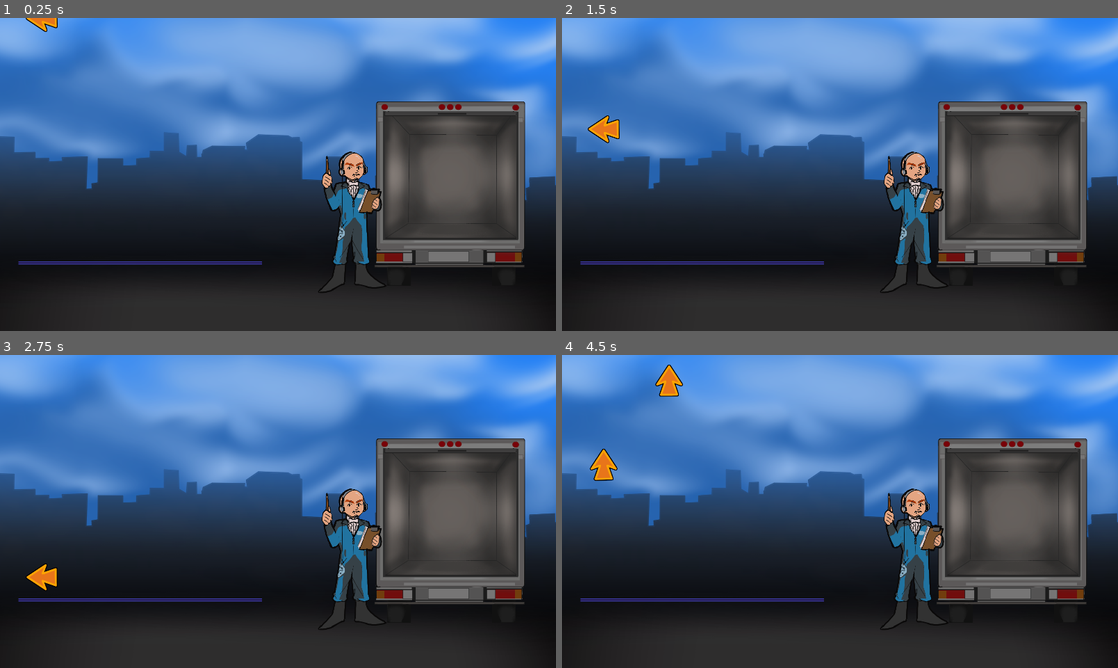
Above: before the commit, frames 1-4 (two rows, left to right).
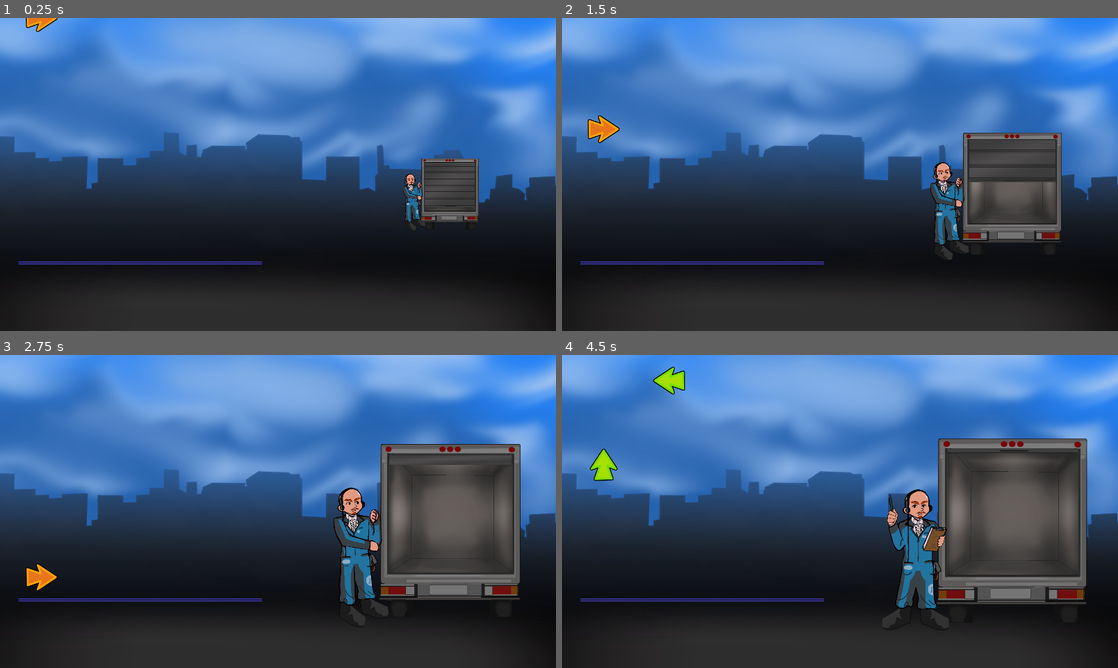
Above: after the commit, the same moments.

Repository: PentaCrunch/PentaCrunch
Game: Godot game, scene res://main_scene.tscn
Two runs of this game, one before a commit and one after it. Both use one fixed random seed, a clock stepped at 60 frames per second and the inputs below.
Inputs:
- Up to frame 1 (0.25 s): no input
- Up to frame 2 (1.5 s): tap Enter at 0.5 s; hold Right 0.53-1.28 s; hold Down from 1.28 s (still down)
- Up to frame 3 (2.75 s): release Down at 2.03 s; hold Right from 2.03 s (still down)
- Up to frame 4 (4.5 s): release Right at 2.78 s; hold Up 2.78-3.53 s; hold Left from 3.53 s (still down)

The runs differ from the first frame. In frame 1, 15% of the frame differs, in the area x 4-95%, y 0-88%; in frame 2, 13%; in frame 3, 6.7%; in frame 4, 2.5%.

Commit message:
Added reversing and driving away + colors sync on chords

Diff:
--- a/Arrow.gd
+++ b/Arrow.gd
@@ -6,6 +6,27 @@
 	{"path": "res://assets/arrow-left.png", "name": "arrow_left"},
 	{"path": "res://assets/arrow-up.png", "name": "arrow_up"},
 	{"path": "res://assets/arrow-down.png", "name": "arrow_down"}
+]
+
+var b_arrow_list = [
+	{"path": "res://assets/B_arrows/arrow-right-2.png", "name": "arrow_right"},
+	{"path": "res://assets/B_arrows/arrow-left-2.png", "name": "arrow_left"},
+	{"path": "res://assets/B_arrows/arrow-up-2.png", "name": "arrow_up"},
+	{"path": "res://assets/B_arrows/arrow-down-2.png", "name": "arrow_down"}
+]
+
+var l_arrow_list = [
+	{"path": "res://assets/L_arrows/arrow-right-3.png", "name": "arrow_right"},
+	{"path": "res://assets/L_arrows/arrow-left-3.png", "name": "arrow_left"},
+	{"path": "res://assets/l_arrows/arrow-up-3.png", "name": "arrow_up"},
+	{"path": "res://assets/L_arrows/arrow-down-3.png", "name": "arrow_down"}
+]
+
+var p_arrow_list = [
+	{"path": "res://assets/P_arrows/arrow-right-4.png", "name": "arrow_right"},
+	{"path": "res://assets/P_arrows/arrow-left-4.png", "name": "arrow_left"},
+	{"path": "res://assets/P_arrows/arrow-up-4.png", "name": "arrow_up"},
+	{"path": "res://assets/P_arrows/arrow-down-4.png", "name": "arrow_down"}
 ]
 
 # Define a dictionary to map key codes to arrow names
@@ -22,7 +43,8 @@
 var current_arrow_name = ""
 
 func _ready():
-	generate_random_arrows()
+	#generate_random_arrows()
+	pass
 
 # Determines which animation is played
 func set_animation(name):
@@ -36,10 +58,23 @@
 		$AnimationPlayer.play("topDown4")
 
 # Generates random value from 4 different arrows
-func generate_random_arrows():
-	var random_arrow = arrow_list[randi_range(0, arrow_list.size() - 1)]
-	texture = load(random_arrow["path"])
-	current_arrow_name = random_arrow["name"]
+func generate_random_arrows(color):
+	if color == "yellow":
+		var random_arrow = arrow_list[randi_range(0, arrow_list.size() - 1)]
+		texture = load(random_arrow["path"])
+		current_arrow_name = random_arrow["name"]
+	elif color == "lime":
+		var random_arrow = l_arrow_list[randi_range(0, arrow_list.size() - 1)]
+		texture = load(random_arrow["path"])
+		current_arrow_name = random_arrow["name"]
+	elif color == "blue":
+		var random_arrow = b_arrow_list[randi_range(0, arrow_list.size() - 1)]
+		texture = load(random_arrow["path"])
+		current_arrow_name = random_arrow["name"]
+	elif color == "pink":
+		var random_arrow = p_arrow_list[randi_range(0, arrow_list.size() - 1)]
+		texture = load(random_arrow["path"])
+		current_arrow_name = random_arrow["name"]
 
 
 # Checks how accurate user input was
--- a/ArrowMechanics.gd
+++ b/ArrowMechanics.gd
@@ -6,7 +6,9 @@
 	pass
 
 
-func send_arrows(animation_name):
+func send_arrows(animation_name, color):
 		var arrow_instance = arrow_scene.instantiate()
+		arrow_instance.generate_random_arrows(color)
 		arrow_instance.set_animation(animation_name)
+
 		add_child(arrow_instance)
--- a/arrow.tscn
+++ b/arrow.tscn
@@ -142,5 +142,4 @@
 [node name="ArrowArea2D" type="Area2D" parent="."]
 
 [node name="ArrowCollisionShape" type="CollisionShape2D" parent="ArrowArea2D"]
-scale = Vector2(1, 1)
 shape = SubResource("RectangleShape2D_grwp5")
--- a/boss.tscn
+++ b/boss.tscn
@@ -1,13 +1,201 @@
-[gd_scene load_steps=3 format=3 uid="uid://bx0no8s34pqqc"]
-
-[ext_resource type="Texture2D" uid="uid://uhhuwcovpk61" path="res://assets/boss-sprite-placeholder.png" id="1_5fym5"]
+[gd_scene load_steps=20 format=3 uid="uid://bx0no8s34pqqc"]
+
 [ext_resource type="Script" path="res://boss.gd" id="1_oh3ya"]
+[ext_resource type="Texture2D" uid="uid://dxv7druw1dmn0" path="res://assets/boss/boss-angry-left.png" id="2_8pi64"]
+[ext_resource type="Texture2D" uid="uid://b4dw3ybqgcrij" path="res://assets/boss/boss-happy-left.png" id="2_h68n3"]
+[ext_resource type="Texture2D" uid="uid://btpyusuroudy3" path="res://assets/boss/boss-neutral-left.png" id="2_yhoqp"]
+[ext_resource type="Texture2D" uid="uid://d3k5lihwncs8u" path="res://assets/boss/boss-angry-middle.png" id="3_5mles"]
+[ext_resource type="Texture2D" uid="uid://7tq66x5ahtso" path="res://assets/boss/boss-happy-middle.png" id="3_d8368"]
+[ext_resource type="Texture2D" uid="uid://w8bawiwulmne" path="res://assets/boss/boss-neutral-midlle.png" id="3_jncne"]
+[ext_resource type="Texture2D" uid="uid://b0w686fg2b3dw" path="res://assets/boss/boss-happy-right.png" id="4_00p68"]
+[ext_resource type="Texture2D" uid="uid://jr46ci2ulibg" path="res://assets/boss/boss-neutral-right.png" id="4_hqi6n"]
+[ext_resource type="Texture2D" uid="uid://bidjqh0px1yvp" path="res://assets/boss/boss-angry-eight.png" id="4_oqqhl"]
+[ext_resource type="Texture2D" uid="uid://ds6nfl3w3phu5" path="res://assets/boss/boss-truck-grab.png" id="5_kpjvt"]
+[ext_resource type="Texture2D" uid="uid://b5f8qy4w6efv6" path="res://assets/boss/boss-stressed-left.png" id="11_sg4qj"]
+[ext_resource type="Texture2D" uid="uid://jyq48ub4hrry" path="res://assets/boss/boss-stressed-middle.png" id="12_ijahv"]
+[ext_resource type="Texture2D" uid="uid://6qf8ax0tcnqs" path="res://assets/boss/boss-stressed-right.png" id="13_n1pkh"]
+
+[sub_resource type="SpriteFrames" id="SpriteFrames_bwepf"]
+animations = [{
+"frames": [{
+"duration": 1.0,
+"texture": ExtResource("2_8pi64")
+}, {
+"duration": 1.0,
+"texture": ExtResource("3_5mles")
+}, {
+"duration": 1.0,
+"texture": ExtResource("4_oqqhl")
+}, {
+"duration": 1.0,
+"texture": ExtResource("3_5mles")
+}],
+"loop": true,
+"name": &"angry",
+"speed": 2.5
+}, {
+"frames": [{
+"duration": 1.0,
+"texture": ExtResource("5_kpjvt")
+}],
+"loop": true,
+"name": &"grab_truck",
+"speed": 5.0
+}, {
+"frames": [{
+"duration": 1.0,
+"texture": ExtResource("2_h68n3")
+}, {
+"duration": 1.0,
+"texture": ExtResource("3_d8368")
+}, {
+"duration": 1.0,
+"texture": ExtResource("4_00p68")
+}, {
+"duration": 1.0,
+"texture": ExtResource("3_d8368")
+}],
+"loop": true,
+"name": &"happy",
+"speed": 2.5
+}, {
+"frames": [{
+"duration": 1.0,
+"texture": ExtResource("2_yhoqp")
+}, {
+"duration": 1.0,
+"texture": ExtResource("3_jncne")
+}, {
+"duration": 1.0,
+"texture": ExtResource("4_hqi6n")
+}, {
+"duration": 1.0,
+"texture": ExtResource("3_jncne")
+}],
+"loop": true,
+"name": &"neutral",
+"speed": 2.5
+}, {
+"frames": [{
+"duration": 1.0,
+"texture": ExtResource("11_sg4qj")
+}, {
+"duration": 1.0,
+"texture": ExtResource("12_ijahv")
+}, {
+"duration": 1.0,
+"texture": ExtResource("13_n1pkh")
+}, {
+"duration": 1.0,
+"texture": ExtResource("12_ijahv")
+}],
+"loop": true,
+"name": &"stressed",
+"speed": 2.5
+}]
+
+[sub_resource type="Animation" id="Animation_men0n"]
+resource_name = "drive_away"
+length = 5.0
+tracks/0/type = "value"
+tracks/0/imported = false
+tracks/0/enabled = true
+tracks/0/path = NodePath(".:scale")
+tracks/0/interp = 1
+tracks/0/loop_wrap = true
+tracks/0/keys = {
+"times": PackedFloat32Array(0, 5),
+"transitions": PackedFloat32Array(1, 1),
+"update": 0,
+"values": [Vector2(0.6, 0.6), Vector2(1e-05, 1e-05)]
+}
+tracks/1/type = "value"
+tracks/1/imported = false
+tracks/1/enabled = true
+tracks/1/path = NodePath(".:position")
+tracks/1/interp = 1
+tracks/1/loop_wrap = true
+tracks/1/keys = {
+"times": PackedFloat32Array(0, 5),
+"transitions": PackedFloat32Array(1, 1),
+"update": 0,
+"values": [Vector2(10, 2.08165e-12), Vector2(340, -100)]
+}
+
+[sub_resource type="Animation" id="Animation_qef33"]
+length = 0.001
+tracks/0/type = "value"
+tracks/0/imported = false
+tracks/0/enabled = true
+tracks/0/path = NodePath(".:scale")
+tracks/0/interp = 1
+tracks/0/loop_wrap = true
+tracks/0/keys = {
+"times": PackedFloat32Array(0),
+"transitions": PackedFloat32Array(1),
+"update": 0,
+"values": [Vector2(1e-05, 1e-05)]
+}
+tracks/1/type = "value"
+tracks/1/imported = false
+tracks/1/enabled = true
+tracks/1/path = NodePath(".:position")
+tracks/1/interp = 1
+tracks/1/loop_wrap = true
+tracks/1/keys = {
+"times": PackedFloat32Array(0),
+"transitions": PackedFloat32Array(1),
+"update": 0,
+"values": [Vector2(100, 2.08165e-12)]
+}
+
+[sub_resource type="Animation" id="Animation_caw25"]
+resource_name = "reverse"
+length = 3.0
+tracks/0/type = "value"
+tracks/0/imported = false
+tracks/0/enabled = true
+tracks/0/path = NodePath(".:scale")
+tracks/0/interp = 1
+tracks/0/loop_wrap = true
+tracks/0/keys = {
+"times": PackedFloat32Array(0, 3),
+"transitions": PackedFloat32Array(1, 1),
+"update": 0,
+"values": [Vector2(0.2, 0.2), Vector2(0.6, 0.6)]
+}
+tracks/1/type = "value"
+tracks/1/imported = false
+tracks/1/enabled = true
+tracks/1/path = NodePath(".:position")
+tracks/1/interp = 1
+tracks/1/loop_wrap = true
+tracks/1/keys = {
+"times": PackedFloat32Array(0, 3),
+"transitions": PackedFloat32Array(1, 1),
+"update": 0,
+"values": [Vector2(230, -75), Vector2(10, 2.08165e-12)]
+}
+
+[sub_resource type="AnimationLibrary" id="AnimationLibrary_2xe5s"]
+_data = {
+"RESET": SubResource("Animation_qef33"),
+"drive_away": SubResource("Animation_men0n"),
+"reverse": SubResource("Animation_caw25")
+}
 
 [node name="Boss" type="Area2D"]
 script = ExtResource("1_oh3ya")
 
-[node name="Boss" type="Sprite2D" parent="."]
-scale = Vector2(0.6, 0.6)
-texture = ExtResource("1_5fym5")
+[node name="Boss" type="AnimatedSprite2D" parent="."]
+position = Vector2(100, 2.08165e-12)
+scale = Vector2(1e-05, 1e-05)
+sprite_frames = SubResource("SpriteFrames_bwepf")
+animation = &"grab_truck"
+
+[node name="AnimationPlayer" type="AnimationPlayer" parent="Boss"]
+libraries = {
+"": SubResource("AnimationLibrary_2xe5s")
+}
 
 [node name="CollisionShape2D" type="CollisionShape2D" parent="."]
--- a/main_scene.gd
+++ b/main_scene.gd
@@ -3,36 +3,42 @@
 # How many arrows will be sended per line
 var arrow_amount = 10
 var arrow_amount2 = 5
-var max_boxes = 20
+
+# 12 * 5
+var max_boxes = 60
 
 # time between each arrow
 var timer1 = 3
 var timer2 = 1.125
 var timer3 = 3
 var timer4 = 3
-#1.125
 
 var boxes = 0
 
 # Max_score is 3x sended arrows for example 20 arrows -> max 60p
-var max_score = 60
+var max_score = 180
 # Player score
 var score = 0
 
+
+@onready var boss_sprite = $Boss/Boss
+
+
 @onready var truck_sprite = $Truck/Truck
 
-var truck_texture1 = preload("res://assets/truck-1.png")
-var truck_texture2 = preload("res://assets/truck-2.png")
-var truck_texture3 = preload("res://assets/truck-3.png")
-var truck_texture4 = preload("res://assets/truck-4.png")
-var truck_texture5 = preload("res://assets/truck-5.png")
-var truck_texture6 = preload("res://assets/truck-6.png")
-
+var truck_texture1 = preload("res://assets/truck/truck-1.png")
+var truck_texture2 = preload("res://assets/truck/truck-2.png")
+var truck_texture3 = preload("res://assets/truck/truck-3.png")
+var truck_texture4 = preload("res://assets/truck/truck-4.png")
+var truck_texture5 = preload("res://assets/truck/truck-5.png")
+var truck_texture6 = preload("res://assets/truck/truck-6.png")
 
 @onready var feedback_label = $FeedbackLabel
 @onready var percent_label = $PercentLabel
-
+@onready var level_completed = $LevelCompLabel
+@onready var level_failed = $LevelFailLabel
 @onready var track = $Track
+@onready var reverse_sound = $ReverseSound
 
 @onready var arrow_child = get_node("ArrowMechanics")
 
@@ -40,8 +46,16 @@
 	# set label empty
 	feedback_label.text = ""
 	percent_label.text = ""
+	level_completed.visible = false
+	level_failed.visible = false
+	reverse_sound.play()
+
 	play_track()
 	game_over()
+	boss_sprite.play("grab_truck")
+	$Truck/Truck/AnimationPlayer.play("reverse")
+	$Boss/Boss/AnimationPlayer.play("reverse")
+	$Truck/Truck/Door/AnimationPlayer.play("door_open")
 	#use ArrowsMechanics to get arrow
 	progression1()
 	await get_tree().create_timer(12).timeout
@@ -52,11 +66,7 @@
 	progression1()
 	await get_tree().create_timer(12).timeout
 	progression1()
-	await get_tree().create_timer(12).timeout
-	progression1()
-
-	play_track()
-	game_over()
+
 
 func progression1():
 	call_arrowsTopDown1(arrow_child)
@@ -67,14 +77,23 @@
 
 func play_track():
 	await get_tree().create_timer(3).timeout
+	boss_sprite.play("neutral")
 	track.play()
 
 func call_arrowsTopDown1(arrow_child):
 	var index = 0
 	if arrow_child:
 		for i in range (5):
-			# use send_arrows function to get arrow
-			arrow_child.send_arrows("topDown1")
+			print(i)
+			# use send_arrows function to get arrow
+			if i < 1:
+				arrow_child.send_arrows("topDown1", "yellow")
+			elif i < 2:
+				arrow_child.send_arrows("topDown1", "lime")
+			elif i < 3:
+				arrow_child.send_arrows("topDown1", "pink")
+			else:
+				arrow_child.send_arrows("topDown1", "blue")
 			if index < 3:
 				await get_tree().create_timer(3).timeout
 				index += 1
@@ -90,7 +109,11 @@
 	if arrow_child:
 		for i in range (2):
 			# use send_arrows function to get arrow
-			arrow_child.send_arrows("topDown2")
+			if i < 1:
+				arrow_child.send_arrows("topDown2", "lime")
+			else:
+				arrow_child.send_arrows("topDown2", "blue")
+
 			await get_tree().create_timer(7.5).timeout
 			# time between
 
@@ -104,7 +127,11 @@
 	if arrow_child:
 		for i in range (3):
 			# use send_arrows function to get arrow
-			arrow_child.send_arrows("topDown3")
+			if i < 2:
+				arrow_child.send_arrows("topDown3", "pink")
+			else:
+				arrow_child.send_arrows("topDown3", "blue")
+
 			if index < 1:
 				# time between
 				await get_tree().create_timer(0.931).timeout
@@ -123,7 +150,7 @@
 	if arrow_child:
 		for i in range (2):
 			# use send_arrows function to get arrow
-			arrow_child.send_arrows("topDown4")
+			arrow_child.send_arrows("topDown4", "pink")
 			if index < 1:
 				await get_tree().create_timer(0.74).timeout
 				index += 1
@@ -134,11 +161,24 @@
 		print("Arrow child not found!")
 
 func game_over():
-	await get_tree().create_timer(60).timeout
+	# timer for song (60) + 6 sec delay
+	await get_tree().create_timer(63).timeout
 	calculate_percent(score)
+	track.stop()
+	$Truck/Truck/Door/AnimationPlayer.play("door_close")
+	await get_tree().create_timer(3).timeout
+	boss_sprite.play("grab_truck")
+	$Boss/Boss/AnimationPlayer.play("drive_away")
+	$Truck/Truck/AnimationPlayer.play("drive_away")
 
 func print_feedback(feedback):
 	feedback_label.text = feedback
+	if feedback == "Perfect!":
+		boss_sprite.play("happy")
+	elif feedback == "Good!":
+		boss_sprite.play("neutral")
+	elif feedback == "Poor":
+		boss_sprite.play("stressed")
 
 func player_score(points):
 	score += points
@@ -147,6 +187,10 @@
 	var percent = float(score) / max_score * 100
 	percent = snapped(percent, 0.01) # Rounds two deciamals
 	percent_label.text = str(percent) + " %"
+	if percent > 80:
+		level_completed.visible = true
+	else:
+		level_failed.visible = true
 
 func increase_box_amount():
 	boxes += 1
--- a/main_scene.tscn
+++ b/main_scene.tscn
@@ -1,13 +1,15 @@
-[gd_scene load_steps=9 format=3 uid="uid://ceulvgal4xivv"]
+[gd_scene load_steps=11 format=3 uid="uid://ceulvgal4xivv"]
 
 [ext_resource type="PackedScene" uid="uid://bx0no8s34pqqc" path="res://boss.tscn" id="1_3jtbm"]
 [ext_resource type="Script" path="res://main_scene.gd" id="1_u7mxa"]
 [ext_resource type="PackedScene" uid="uid://c83xt0ctyo2vf" path="res://truck.tscn" id="2_bd7g8"]
-[ext_resource type="Texture2D" uid="uid://b50jbf5i7dd3y" path="res://assets/background-v1.png" id="3_bot4r"]
+[ext_resource type="Texture2D" uid="uid://b50jbf5i7dd3y" path="res://assets/bg/background-v1.png" id="3_bot4r"]
 [ext_resource type="PackedScene" uid="uid://by2nexvrd42jr" path="res://ui_1.tscn" id="3_w4b3k"]
 [ext_resource type="Script" path="res://ArrowMechanics.gd" id="6_fpwrq"]
 [ext_resource type="PackedScene" uid="uid://qlepyyv8q0bw" path="res://accuracy_bar.tscn" id="6_shxs8"]
-[ext_resource type="AudioStream" uid="uid://b5oe0kogdrndm" path="res://sounds/lofiDemo.wav" id="7_rdenr"]
+[ext_resource type="AudioStream" uid="uid://cr8tjvyn7sfbw" path="res://sounds/lofiDemo.wav" id="7_rdenr"]
+[ext_resource type="FontFile" uid="uid://bobab63yfochu" path="res://assets/fonts/CartoonFun-rg0zO.ttf" id="8_wv1xn"]
+[ext_resource type="AudioStream" uid="uid://d2eojjbym4llw" path="res://sounds/TruckReverse.wav" id="9_o22m3"]
 
 [node name="MainScene" type="Node2D"]
 script = ExtResource("1_u7mxa")
@@ -40,20 +42,57 @@
 script = ExtResource("6_fpwrq")
 
 [node name="FeedbackLabel" type="Label" parent="."]
-offset_left = 768.0
-offset_top = 504.0
-offset_right = 952.0
-offset_bottom = 568.0
+offset_left = 992.0
+offset_top = 312.0
+offset_right = 1224.0
+offset_bottom = 385.0
+theme_override_fonts/font = ExtResource("8_wv1xn")
 theme_override_font_sizes/font_size = 45
 text = "Perfect"
 
 [node name="PercentLabel" type="Label" parent="."]
-offset_left = 856.0
-offset_top = 192.0
-offset_right = 1201.0
-offset_bottom = 296.0
+offset_left = 936.0
+offset_top = 160.0
+offset_right = 1288.0
+offset_bottom = 264.0
 theme_override_font_sizes/font_size = 50
 text = "Accuracy 93 %"
 
+[node name="LevelCompLabel" type="Label" parent="."]
+offset_left = 160.0
+offset_top = 248.0
+offset_right = 776.0
+offset_bottom = 368.0
+theme_override_colors/font_color = Color(0, 0.552941, 0.141176, 1)
+theme_override_colors/font_shadow_color = Color(0, 0, 0, 1)
+theme_override_colors/font_outline_color = Color(1, 1, 1, 1)
+theme_override_constants/shadow_offset_x = 6
+theme_override_constants/shadow_offset_y = 6
+theme_override_constants/outline_size = 6
+theme_override_constants/shadow_outline_size = 8
+theme_override_fonts/font = ExtResource("8_wv1xn")
+theme_override_font_sizes/font_size = 55
+text = "Level Completed!"
+
+[node name="LevelFailLabel" type="Label" parent="."]
+offset_left = 254.0
+offset_top = 254.0
+offset_right = 686.0
+offset_bottom = 343.0
+theme_override_colors/font_color = Color(1, 0, 0, 1)
+theme_override_colors/font_shadow_color = Color(0, 0, 0, 1)
+theme_override_colors/font_outline_color = Color(1, 1, 1, 1)
+theme_override_constants/shadow_offset_x = 6
+theme_override_constants/shadow_offset_y = 6
+theme_override_constants/outline_size = 6
+theme_override_constants/shadow_outline_size = 8
+theme_override_fonts/font = ExtResource("8_wv1xn")
+theme_override_font_sizes/font_size = 55
+text = "Level Failed"
+
+[node name="ReverseSound" type="AudioStreamPlayer2D" parent="."]
+stream = ExtResource("9_o22m3")
+volume_db = 5.0
+
 [node name="Track" type="AudioStreamPlayer2D" parent="."]
 stream = ExtResource("7_rdenr")
--- a/truck.tscn
+++ b/truck.tscn
@@ -1,11 +1,173 @@
-[gd_scene load_steps=3 format=3 uid="uid://c83xt0ctyo2vf"]
+[gd_scene load_steps=12 format=3 uid="uid://c83xt0ctyo2vf"]
 
 [ext_resource type="Script" path="res://truck.gd" id="1_yq0q3"]
-[ext_resource type="Texture2D" uid="uid://ddh585wocg4y5" path="res://assets/truck-empty.png" id="2_g1t2n"]
+[ext_resource type="Texture2D" uid="uid://ddh585wocg4y5" path="res://assets/truck/truck-empty.png" id="2_g1t2n"]
+[ext_resource type="Texture2D" uid="uid://e5o7y08lvtw4" path="res://assets/truck/door.png" id="3_v4q2h"]
+
+[sub_resource type="Animation" id="Animation_qrr4v"]
+length = 0.001
+tracks/0/type = "value"
+tracks/0/imported = false
+tracks/0/enabled = true
+tracks/0/path = NodePath(".:scale")
+tracks/0/interp = 1
+tracks/0/loop_wrap = true
+tracks/0/keys = {
+"times": PackedFloat32Array(0),
+"transitions": PackedFloat32Array(1),
+"update": 0,
+"values": [Vector2(0.6, 0.6)]
+}
+
+[sub_resource type="Animation" id="Animation_kcwjc"]
+resource_name = "drive_away"
+length = 5.0
+tracks/0/type = "value"
+tracks/0/imported = false
+tracks/0/enabled = true
+tracks/0/path = NodePath(".:scale")
+tracks/0/interp = 1
+tracks/0/loop_wrap = true
+tracks/0/keys = {
+"times": PackedFloat32Array(0, 5),
+"transitions": PackedFloat32Array(1, 1),
+"update": 0,
+"values": [Vector2(0.6, 0.6), Vector2(1e-05, 1e-05)]
+}
+
+[sub_resource type="Animation" id="Animation_d5g3j"]
+resource_name = "peruutus"
+length = 3.0
+tracks/0/type = "value"
+tracks/0/imported = false
+tracks/0/enabled = true
+tracks/0/path = NodePath(".:scale")
+tracks/0/interp = 1
+tracks/0/loop_wrap = true
+tracks/0/keys = {
+"times": PackedFloat32Array(0, 3),
+"transitions": PackedFloat32Array(1, 1),
+"update": 0,
+"values": [Vector2(0.2, 0.2), Vector2(0.6, 0.6)]
+}
+
+[sub_resource type="AnimationLibrary" id="AnimationLibrary_8xa3y"]
+_data = {
+"RESET": SubResource("Animation_qrr4v"),
+"drive_away": SubResource("Animation_kcwjc"),
+"reverse": SubResource("Animation_d5g3j")
+}
+
+[sub_resource type="Animation" id="Animation_tkh1t"]
+resource_name = "door_open"
+length = 3.0
+tracks/0/type = "value"
+tracks/0/imported = false
+tracks/0/enabled = true
+tracks/0/path = NodePath(".:position")
+tracks/0/interp = 1
+tracks/0/loop_wrap = true
+tracks/0/keys = {
+"times": PackedFloat32Array(0, 3),
+"transitions": PackedFloat32Array(1, 1),
+"update": 0,
+"values": [Vector2(5.00001, -105.792), Vector2(5.83331, -466.667)]
+}
+tracks/1/type = "value"
+tracks/1/imported = false
+tracks/1/enabled = true
+tracks/1/path = NodePath(".:scale")
+tracks/1/interp = 1
+tracks/1/loop_wrap = true
+tracks/1/keys = {
+"times": PackedFloat32Array(0, 3),
+"transitions": PackedFloat32Array(1, 1),
+"update": 0,
+"values": [Vector2(0.985243, 0.991678), Vector2(0.991753, 0)]
+}
+
+[sub_resource type="Animation" id="Animation_bxa50"]
+length = 0.001
+tracks/0/type = "value"
+tracks/0/imported = false
+tracks/0/enabled = true
+tracks/0/path = NodePath(".:position")
+tracks/0/interp = 1
+tracks/0/loop_wrap = true
+tracks/0/keys = {
+"times": PackedFloat32Array(0),
+"transitions": PackedFloat32Array(1),
+"update": 0,
+"values": [Vector2(8, -102.75)]
+}
+tracks/1/type = "value"
+tracks/1/imported = false
+tracks/1/enabled = true
+tracks/1/path = NodePath(".:scale")
+tracks/1/interp = 1
+tracks/1/loop_wrap = true
+tracks/1/keys = {
+"times": PackedFloat32Array(0),
+"transitions": PackedFloat32Array(1),
+"update": 0,
+"values": [Vector2(1.02083, 1.01072)]
+}
+
+[sub_resource type="Animation" id="Animation_jqaka"]
+resource_name = "door_close"
+length = 3.0
+tracks/0/type = "value"
+tracks/0/imported = false
+tracks/0/enabled = true
+tracks/0/path = NodePath(".:position")
+tracks/0/interp = 1
+tracks/0/loop_wrap = true
+tracks/0/keys = {
+"times": PackedFloat32Array(0, 3),
+"transitions": PackedFloat32Array(1, 1),
+"update": 0,
+"values": [Vector2(5.833, -466.667), Vector2(5, -105.792)]
+}
+tracks/1/type = "value"
+tracks/1/imported = false
+tracks/1/enabled = true
+tracks/1/path = NodePath(".:scale")
+tracks/1/interp = 1
+tracks/1/loop_wrap = true
+tracks/1/keys = {
+"times": PackedFloat32Array(0, 3),
+"transitions": PackedFloat32Array(1, 1),
+"update": 0,
+"values": [Vector2(0.992, 1e-05), Vector2(0.992, 0.992)]
+}
+
+[sub_resource type="AnimationLibrary" id="AnimationLibrary_64of5"]
+_data = {
+"RESET": SubResource("Animation_bxa50"),
+"door_close": SubResource("Animation_jqaka"),
+"door_open": SubResource("Animation_tkh1t")
+}
 
 [node name="Truck" type="Area2D"]
 script = ExtResource("1_yq0q3")
 
 [node name="Truck" type="Sprite2D" parent="."]
+clip_children = 2
 scale = Vector2(0.6, 0.6)
 texture = ExtResource("2_g1t2n")
+
+[node name="AnimationPlayer" type="AnimationPlayer" parent="Truck"]
+libraries = {
+"": SubResource("AnimationLibrary_8xa3y")
+}
+
+[node name="Door" type="Sprite2D" parent="Truck"]
+clip_children = 1
+position = Vector2(8, -102.75)
+scale = Vector2(1.02083, 1.01072)
+texture = ExtResource("3_v4q2h")
+
+[node name="AnimationPlayer" type="AnimationPlayer" parent="Truck/Door"]
+libraries = {
+"": SubResource("AnimationLibrary_64of5")
+}
Binary file added: assets/B_arrows/arrow-down-2.png
Not shown, added: assets/B_arrows/arrow-down-2.png.import
Binary file added: assets/B_arrows/arrow-left-2.png
Not shown, added: assets/B_arrows/arrow-left-2.png.import
Binary file added: assets/B_arrows/arrow-right-2.png
Not shown, added: assets/B_arrows/arrow-right-2.png.import
Binary file added: assets/B_arrows/arrow-up-2.png
Not shown, changed: assets/B_arrows/arrow-up-2.png.import
Binary file added: assets/L_arrows/arrow-down-3.png
Not shown, added: assets/L_arrows/arrow-down-3.png.import
Binary file added: assets/L_arrows/arrow-left-3.png
Not shown, added: assets/L_arrows/arrow-left-3.png.import
(and 64 more such lines)
